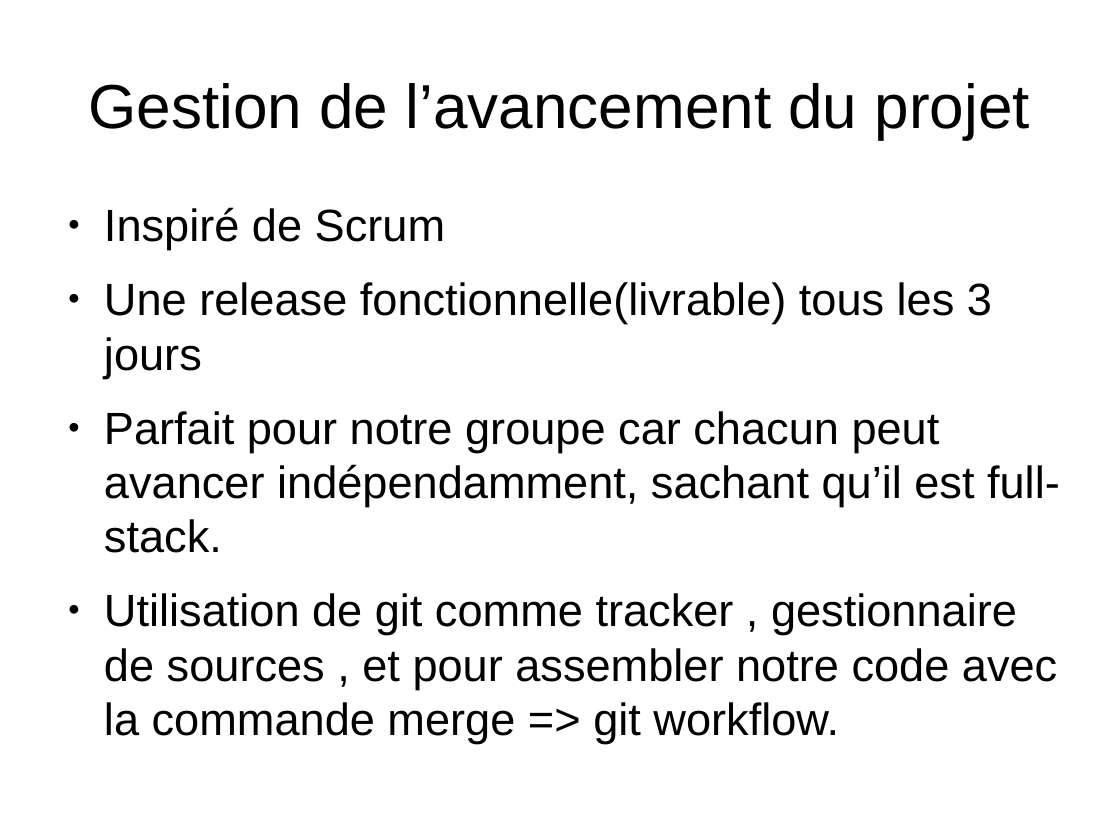
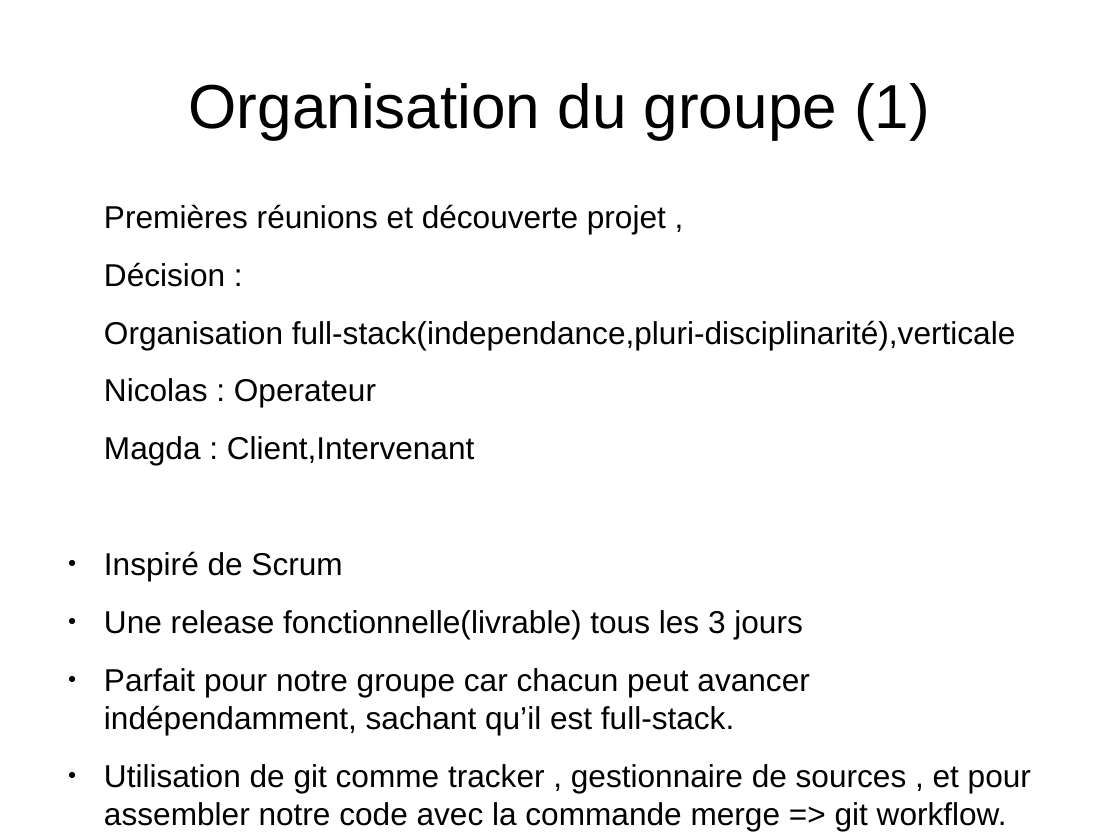
Before and after one commit to MagdaKhutsishvili/Loncoto-GrpC, a slide deck: slide 3 of PrésentationGroupeC.odp (slide 4 before the commit). Drawn at 1120x840 pixels with LibreOffice and Linux fonts; fonts in the diff are those of the drawing. Boxes give left, top, right and bottom in pixels: in the first picture for what was removed or moved away, otherwise in the second. Text is boxed around its words. In the diff, an @@ line names an element or a change of style, - is before the commit and + after.

```diff
--- a/PrésentationGroupeC.odp
+++ b/PrésentationGroupeC.odp
@@ title at <box>189,83,930,139</box>: text changed @@
-Gestion de l’avancement du projet
+Organisation du groupe (1)
@@ text at <box>104,204,1015,465</box>: paragraphs added @@
+Premières réunions et découverte projet ,
+Décision :
+Organisation full-stack(independance,pluri-disciplinarité),verticale
+Nicolas : Operateur
+Magda : Client,Intervenant
@@ text at <box>104,551,1031,831</box>: size 32 to 22.4 pt in "Inspiré de Scrum", "Une release fonctionnelle(livrable) tous les 3 jours", "Parfait pour notre groupe car chacun peut ...", "Utilisation de git comme tracker , gestionnaire ..." @@
```
Also in this commit, not shown: 1 other slide changed, 1 slide added, 1 slide removed, 12 other files.
